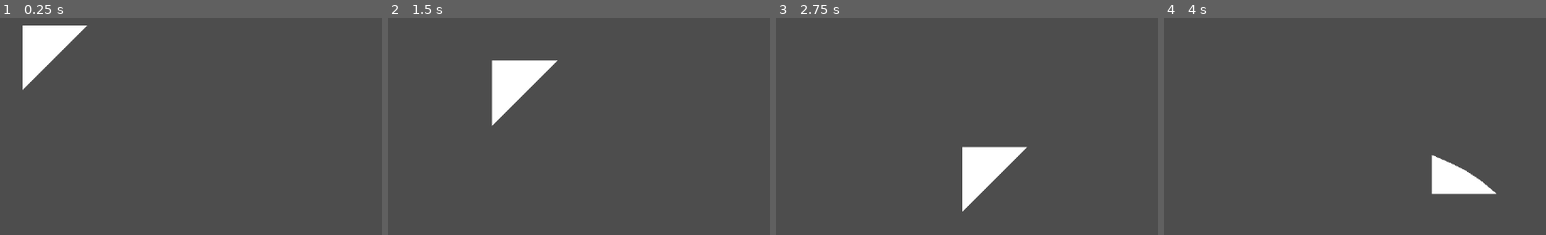
Above: before the commit, frames 1-4 (left to right).
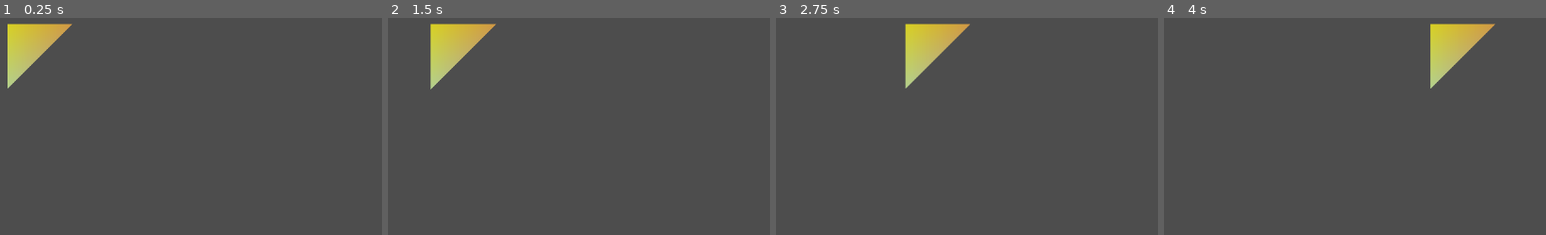
Above: after the commit, the same moments.

Repository: Exis10tial/Material-Point-Method-in-Godot
Game: Godot game, scene res://Simulation.tscn
The game is run twice, just before and just after one commit, with the same random seed, the same clock (stepped at 60 frames per second) and the same inputs.
Inputs:
- Up to frame 1 (0.25 s): no input
- Up to frame 2 (1.5 s): no input
- Up to frame 3 (2.75 s): no input
- Up to frame 4 (4 s): no input

The runs differ from the first frame. In frame 1, 3.7% of the frame differs, in the area x 1-23%, y 2-34%; in frame 2, 5.3%, in the area x 11-45%, y 2-50%; in frame 3, 5.2%; in frame 4, 4.5%.

Commit message:
materialmethod.gd,fundamentalcolliding.gd,meshforge.gd
--- added the friction.

Diff:
--- a/[MLS] Material Point Method/FundamentalColliding.gd
+++ b/[MLS] Material Point Method/FundamentalColliding.gd
@@ -97,7 +97,7 @@
 		#baluster['velocity'] = Vector2(0,-particle_composition.mechanics[designation]['velocity'].y)
 
 		### for when collision_restitution == 1.0
-		baluster['velocity'] = Vector2(0,-particle_composition.mechanics[designation]['velocity'].y) * 0.50
+		#baluster['velocity'] = Vector2(0,-particle_composition.mechanics[designation]['velocity'].y)# * 0.50
 
 		wall_center = Vector2(particle_composition.effigy_basket[particle_composition.mechanics[designation]['correspond']].get_polygon()[particle_composition.mechanics[designation]['relation within']].x,0.0)
 
@@ -151,7 +151,7 @@
 
 		#baluster['velocity'] = Vector2(0,0.0)
 		#baluster['velocity'] = Vector2(-particle_composition.mechanics[designation]['velocity'].x,0)
-		baluster['velocity'] = Vector2(-particle_composition.mechanics[designation]['velocity'].x,0) * 0.50
+		#baluster['velocity'] = Vector2(-particle_composition.mechanics[designation]['velocity'].x,0)# * 0.50
 
 		wall_center = Vector2(baluster['outline'],particle_composition.effigy_basket[particle_composition.mechanics[designation]['correspond']].get_polygon()[particle_composition.mechanics[designation]['relation within']].y)
 
@@ -210,7 +210,8 @@
 		#baluster['velocity'] = Vector2(0,0)
 		#baluster['velocity'] = Vector2(0,-particle_composition.mechanics[designation]['velocity'].y)
 
-		baluster['velocity'] = Vector2(0,-particle_composition.mechanics[designation]['velocity'].y) * 0.50
+		#baluster['velocity'] = Vector2(0,-particle_composition.mechanics[designation]['velocity'].y)# * 0.50
+		#baluster['velocity'] = Vector2(0,0)# * 0.50
 
 		#print(collision_restitution,' check collision_restitution')
 
@@ -267,7 +268,7 @@
 
 		#baluster['velocity'] = Vector2(0,0)
 		#baluster['velocity'] = Vector2(-particle_composition.mechanics[designation]['velocity'].x,0)
-		baluster['velocity'] = Vector2(-particle_composition.mechanics[designation]['velocity'].x,0) * 0.50
+		#baluster['velocity'] = Vector2(-particle_composition.mechanics[designation]['velocity'].x,0)# * 0.50
 
 		wall_center = Vector2(0.0,particle_composition.effigy_basket[particle_composition.mechanics[designation]['correspond']].get_polygon()[particle_composition.mechanics[designation]['relation within']].y)
 
@@ -312,3 +313,76 @@
 			#particle_composition.mechanics[designation]['velocity'] = final_velocity
 
 	return particle_composition.mechanics[designation]['velocity']
+
+
+
+
+func Apply_Friction(surrounding_wall,in_contact_with_wall,wall_side_2,wall_side_3,particle_mass,particle_velocity,gravitation,substance_static_coefficient,substance_kinetic_coefficient):
+	### find the angle of the wall...
+	var angle_of_wall
+	var wall_start
+	var wall_end
+	if in_contact_with_wall == 'top' or in_contact_with_wall == 'bottom':
+		wall_start = Vector2(surrounding_wall[wall_side_2]['barrier'],surrounding_wall[in_contact_with_wall]['barrier'],)
+		wall_end = Vector2(surrounding_wall[wall_side_3]['barrier'],surrounding_wall[in_contact_with_wall]['barrier'])
+	elif in_contact_with_wall == 'left' or in_contact_with_wall == 'right':
+		wall_start = Vector2(surrounding_wall[in_contact_with_wall]['barrier'],surrounding_wall[wall_side_2]['barrier'])
+		wall_end = Vector2(surrounding_wall[in_contact_with_wall]['barrier'],surrounding_wall[wall_side_3]['barrier'])
+
+	if in_contact_with_wall == 'top' or in_contact_with_wall == 'bottom':
+		var midpoint_of_wall = Vector2((wall_start.x + wall_end.x) / 2.0,(wall_start.y + wall_end.y) / 2.0)
+		var wall_half_start = wall_start - midpoint_of_wall
+		var wall_half_end = wall_end - midpoint_of_wall
+
+		angle_of_wall = atan2( (wall_half_end.y*wall_half_start.x) - (wall_end.x*wall_half_start.y) , (wall_half_end.x*wall_half_start.x) + (wall_half_end.y*wall_half_start.y))
+	elif in_contact_with_wall == 'left' or in_contact_with_wall == 'right':
+		angle_of_wall = wall_start.angle_to_point(wall_end)
+
+	### find the angle of the particle velocity
+	var angle_of_particle = atan2(particle_velocity.y,particle_velocity.x)
+
+	#print(int(rad_to_deg(angle_of_particle)),' particle')
+	#print(int(rad_to_deg(angle_of_wall)),' angle_of_wall')
+	### if the particle is moving parallel to the wall in either direction...
+	if int(rad_to_deg(angle_of_particle)) in range(rad_to_deg(angle_of_wall)-2,rad_to_deg(angle_of_wall)+3,1) or int(rad_to_deg(angle_of_particle)) in range(0-2,0+3,1):
+
+		### if the particle is moving parallel to the wall and is in contact with the wall...
+		var weight = particle_mass * gravitation.length()
+		var normal_force = weight
+		var particle_force
+		var wall_friction
+		var particle_friction
+		### The wall friction depends on the direction of the wall...
+		### friction is in the opposite direction of force...
+		if surrounding_wall[in_contact_with_wall]['velocity'].x == 0:
+			### if the wall isn't moving..
+			wall_friction = normal_force * surrounding_wall[in_contact_with_wall]['coefficient of static friction']
+		elif surrounding_wall[in_contact_with_wall]['velocity'].x > 0:
+			### if the wall is moving positive...
+			wall_friction = -1.0 * normal_force * surrounding_wall[in_contact_with_wall]['coefficient of kinetic friction']
+		elif surrounding_wall[in_contact_with_wall]['velocity'].x < 0:
+			### if the wall is moving negative...
+			wall_friction = normal_force * surrounding_wall[in_contact_with_wall]['coefficient of kinetic friction']
+		### The particle friction depends on the direction of the wall...
+		if particle_velocity.x == 0:
+			particle_friction = normal_force * substance_static_coefficient
+		elif particle_velocity.x > 0:
+			particle_friction = -1.0 * normal_force * substance_kinetic_coefficient
+		elif particle_velocity.x < 0:
+			particle_friction = normal_force * substance_kinetic_coefficient
+
+		var total_friction_force = wall_friction + particle_friction
+
+		particle_force = particle_velocity.length() * particle_mass
+
+		if particle_force >= total_friction_force:
+			particle_force = particle_force - total_friction_force
+		elif particle_force < total_friction_force:
+			particle_force = 0.0
+
+		###
+		return  Vector2( cos(int(rad_to_deg(angle_of_particle))) * particle_force,
+		sin(int(rad_to_deg(angle_of_particle))) * particle_force)
+
+	else:
+		return particle_velocity
--- a/[MLS] Material Point Method/MaterialMethod.gd
+++ b/[MLS] Material Point Method/MaterialMethod.gd
@@ -4,7 +4,7 @@
 ### Wall Mechanics...
 var wall : Dictionary = {}
 ### gravity of the simulation...
-var gravity : Vector2 = Vector2(0.0,9.8)
+var gravity : Vector2 = Vector2(9.8,0.0)
 ### establishing grid...
 var inverted_grid : float
 var basis : String
@@ -181,7 +181,7 @@
 	for outline in wall:
 		if outline == 'top':
 			#""" null-void
-			wall[outline]['coefficient of restitution'] = .32
+			wall[outline]['coefficient of restitution'] = .64
 			wall[outline]['coefficient of static friction'] = .43
 			wall[outline]['coefficient of kinetic friction'] = .26
 			wall[outline]['mass'] = 1.00
@@ -196,7 +196,7 @@
 			#"""
 		if outline == 'right':
 			#""" null-void
-			wall[outline]['coefficient of restitution'] = 1.0
+			wall[outline]['coefficient of restitution'] = .50
 			wall[outline]['coefficient of static friction'] = .43
 			wall[outline]['coefficient of kinetic friction'] = .26
 			wall[outline]['mass'] = 1.00
@@ -211,7 +211,7 @@
 			#"""
 		if outline == 'bottom':
 			#""" null-void
-			wall[outline]['coefficient of restitution'] = 1.0
+			wall[outline]['coefficient of restitution'] = .8
 			wall[outline]['coefficient of static friction'] = .43
 			wall[outline]['coefficient of kinetic friction'] = .26
 			wall[outline]['mass'] = 1.00
@@ -226,7 +226,7 @@
 			#"""
 		if outline == 'left':
 			#""" null-void
-			wall[outline]['coefficient of restitution'] = 1.0
+			wall[outline]['coefficient of restitution'] = .50
 			wall[outline]['coefficient of static friction'] = .43
 			wall[outline]['coefficient of kinetic friction'] = .26
 			wall[outline]['mass'] = 1.00
@@ -470,17 +470,32 @@
 
 		particle = material.mechanics.keys()[identify_number]
 
+		### checks iof the particle comes in contract with the wall...
 		if material.effigy_basket[material.mechanics[particle]['correspond']].get_polygon()[material.mechanics[particle]['relation within']].y <= wall['top']['barrier']:
-			#print('colliding top')
 			material.mechanics[particle]['velocity'] = get_tree().get_root().get_node('Simulation/Interaction').Collision_with_Walls('top',material,particle,wall['top'])
+			### Apply friction along the the top...
+			if gravity.y < 0:
+				material.mechanics[particle]['velocity'] = get_tree().get_root().get_node('Simulation/Interaction').Apply_Friction(wall,'top','left','right',material.mechanics[particle]['mass'],material.mechanics[particle]['velocity'],gravity,material.coefficient_of_static_friction,material.coefficient_of_kinetic_friction)
+
 		if material.effigy_basket[material.mechanics[particle]['correspond']].get_polygon()[material.mechanics[particle]['relation within']].x >= wall['right']['barrier']:
 			material.mechanics[particle]['velocity'] = get_tree().get_root().get_node('Simulation/Interaction').Collision_with_Walls('right',material,particle, wall['right'])
+			### Apply friction along the the right...
+			if gravity.x > 0:
+				material.mechanics[particle]['velocity'] = get_tree().get_root().get_node('Simulation/Interaction').Apply_Friction(wall,'right','top','bottom',material.mechanics[particle]['mass'],material.mechanics[particle]['velocity'],gravity,material.coefficient_of_static_friction,material.coefficient_of_kinetic_friction)
+
 		if material.effigy_basket[material.mechanics[particle]['correspond']].get_polygon()[material.mechanics[particle]['relation within']].y >= wall['bottom']['barrier']:
 			#print('colliding bottom')
 			material.mechanics[particle]['velocity'] = get_tree().get_root().get_node('Simulation/Interaction').Collision_with_Walls('bottom',material,particle,wall['bottom'])
 			#print(material.mechanics[particle]['velocity'] ,' velocity')
+			### Apply friction along the the bottom...
+			if gravity.y > 0:
+				material.mechanics[particle]['velocity'] = get_tree().get_root().get_node('Simulation/Interaction').Apply_Friction(wall,'bottom','left','right',material.mechanics[particle]['mass'],material.mechanics[particle]['velocity'],gravity,material.coefficient_of_static_friction,material.coefficient_of_kinetic_friction)
+
 		if material.effigy_basket[material.mechanics[particle]['correspond']].get_polygon()[material.mechanics[particle]['relation within']].x <= wall['left']['barrier']:
 			material.mechanics[particle]['velocity'] = get_tree().get_root().get_node('Simulation/Interaction').Collision_with_Walls('left',material,particle, wall['left'])
+			### Apply friction along the the left...
+			if gravity.x < 0:
+				material.mechanics[particle]['velocity'] = get_tree().get_root().get_node('Simulation/Interaction').Apply_Friction(wall,'left','top','bottom',material.mechanics[particle]['mass'],material.mechanics[particle]['velocity'],gravity,material.coefficient_of_static_friction,material.coefficient_of_kinetic_friction)
 
 
 		### loop counter...
@@ -508,7 +523,6 @@
 		### loop counter...
 		identify_number = wrapi(identify_number+1,0,len(material.mechanics.keys())+1)
 
-	#updated_polygon = PackedVector2Array([])
 
 
 func Grid_to_Particle(time_passed:float,material:Object):
@@ -555,6 +569,7 @@
 		###particle position update...
 		var new_particle_position = Vector2(0,0)
 
+		#print( material.mechanics[particle]['velocity'],' ')
 		new_particle_position.x = snapped((material.effigy_basket[material.mechanics[particle]['correspond']].get_polygon()[material.mechanics[particle]['relation within']].x + snapped((time_passed * material.mechanics[particle]['velocity'].x),.01)  ),.01)
 		new_particle_position.y = snapped((material.effigy_basket[material.mechanics[particle]['correspond']].get_polygon()[material.mechanics[particle]['relation within']].y + snapped((time_passed * material.mechanics[particle]['velocity'].y),.01)  ),.01)
 
@@ -563,6 +578,7 @@
 
 		### MLS-deformation update...
 		#particle.F = (particle.I + time_passed * particle.C ) * particle.F
+
 
 		var f_term_1 = get_tree().get_root().get_node('Simulation/Matrix Math').Multiply_Matrix_by_Scalar(material.mechanics[particle]['C'],time_passed,true)
 		var f_term_2 = get_tree().get_root().get_node('Simulation/Matrix Math').Add_Matrix(material.mechanics[particle]['I'],f_term_1)
--- a/[MLS] Material Point Method/MeshForge.gd
+++ b/[MLS] Material Point Method/MeshForge.gd
@@ -144,7 +144,7 @@
 	]
 
 	### different/seperate ways to break down an original polygon...
-	var subdivide_only : bool = true
+	var subdivide_only : bool = false
 	var subdivide_into_pieces : bool = false
 
 	### if both are false use the default given points...
@@ -158,8 +158,8 @@
 
 
 	if subdivide_only == true and subdivide_into_pieces == false:
-		###...
-		var subdivide_rank = 2
+		### The polygon is subdivided into pieces but it remains 1 object...
+		var subdivide_rank = 3
 		var median_of_ = Vector2(0,0)
 		var number_of_vertices = 3
 
@@ -264,9 +264,8 @@
 
 
 	elif subdivide_only == false and subdivide_into_pieces == true:
-		###...
-		###...
-		var centroid_rank = 1
+		### The polygon is subdivided into pieces, each piece becomes it own polygon
+		var centroid_rank = 2
 		var centroid_point = Vector2(0,0)
 		var median_of_a = Vector2(0,0)
 		var median_of_b = Vector2(0,0)
@@ -361,16 +360,18 @@
 				poly_index = wrapi(poly_index+1,0,len(previous_poly_set.keys())+1)
 
 			### the establish polygon from new vertices...
-			var color
+			#randomize()
+			#var color = Color(randf_range(0,1),randf_range(0,1),randf_range(0,1))
+			var color = Color(1.0,1.0,1.0)
 			for polygon_shape_index in range(0,len(poly_triangles)):
 				physical_matter.effigy = Polygon2D.new()
 				coloring_points = []
 
 				physical_matter.effigy.set_polygon(PackedVector2Array(poly_triangles[polygon_shape_index]['vertices']))
-
+				#randomize()
 				for vertex in poly_triangles[polygon_shape_index]['vertices']:
-					coloring_points.append(Color(1.0,1.0,1.0))
-
+					#coloring_points.append(color)
+					coloring_points.append(Color(randf_range(0,1),randf_range(0,1),randf_range(0,1)))
 				physical_matter.effigy.set_vertex_colors(PackedColorArray(coloring_points))
 
 
@@ -380,18 +381,21 @@
 		pass
 
 	elif subdivide_only == false and subdivide_into_pieces == false:
-
+		### The original polygon is used...
 		physical_matter.effigy.set_polygon(PackedVector2Array(collection_of_points))
 
 		### vertex colors added...
 		for point in physical_matter.effigy.get_polygon():
-			coloring_points.append(Color(1.0,1.0,1.0))
+			#coloring_points.append(Color(1.0,1.0,1.0))
+			coloring_points.append(Color(randf_range(0,1),randf_range(0,1),randf_range(0,1)))
 
 		physical_matter.effigy.set_vertex_colors(PackedColorArray(coloring_points))
 
 		physical_matter.effigy_basket.append(physical_matter.effigy)
 
 
+
+	###
 	### polygon/particle mechanics...
 	var polygon_index = 0
 	var particle_index = 0
@@ -523,7 +527,7 @@
 			var particle = effigy.get_polygon()[identify_particle]
 
 			physical_matter.inner_workings['mass'] = physical_matter.mass / len(physical_matter.associate_polygon_to_particle.keys())
-			physical_matter.inner_workings['velocity'] = Vector2(100.0,0.0)
+			physical_matter.inner_workings['velocity'] = Vector2(0.0,0.0)
 			physical_matter.inner_workings['initial velocity'] = Vector2(0.0,0.0)
 			physical_matter.inner_workings['volume'] = physical_matter.volume / len(physical_matter.associate_polygon_to_particle.keys())
 			physical_matter.inner_workings['stress'] = [1.0,1.0,1.0,1.0]
